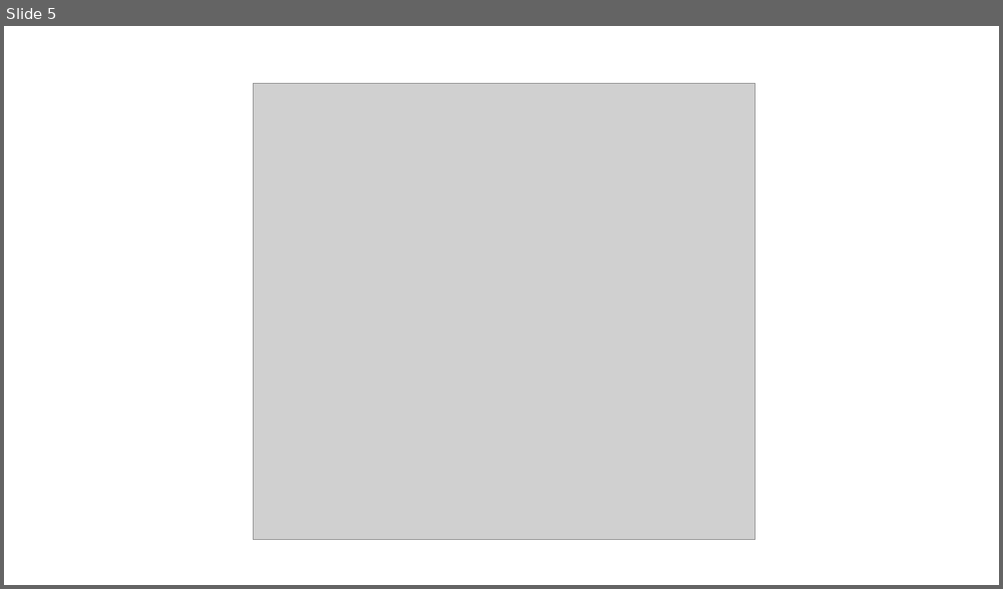
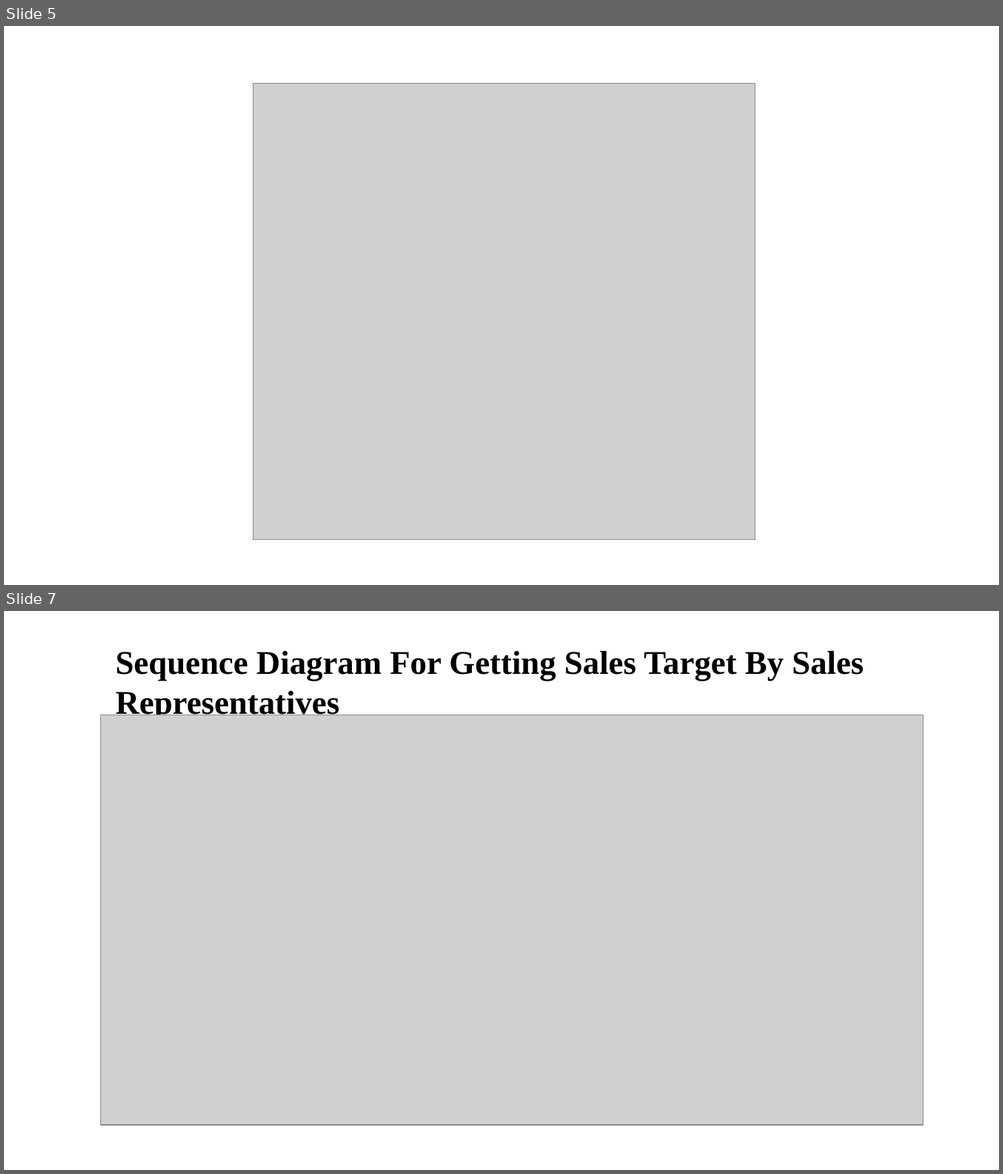
Before and after one commit to asing472/Great_Outdoor_Group_B, a slide deck: BY Ayush for project/Online Return.pptx. Shown one above the other, each under a label of ours: slide 5 before the commit, slides 5 and 7 after it; the slides between them are not shown. The pictures are 1003x589 and 1003x1174 pixels, drawn with LibreOffice and Linux fonts; fonts in the diff are those of the drawing; grey boxes stand for pictures. Boxes give left, top, right and bottom in pixels: in the first picture for what was removed or moved away, otherwise in the second. Text is boxed around its words. In the diff, an @@ line names an element or a change of style, - is before the commit and + after.

```diff
--- a/BY Ayush for project/Online Return.pptx
+++ b/BY Ayush for project/Online Return.pptx
@@ slide 7 added at <box>4,611,999,1170</box>, background #FFFFFF @@
@@ text added at <box>116,651,863,721</box>, 32 pt, text #000000, bold @@
+Sequence Diagram For Getting Sales Target By Sales Representatives
@@ picture added at <box>100,715,922,1126</box> @@
```
Also in this commit, not shown: 5 other slides added.
